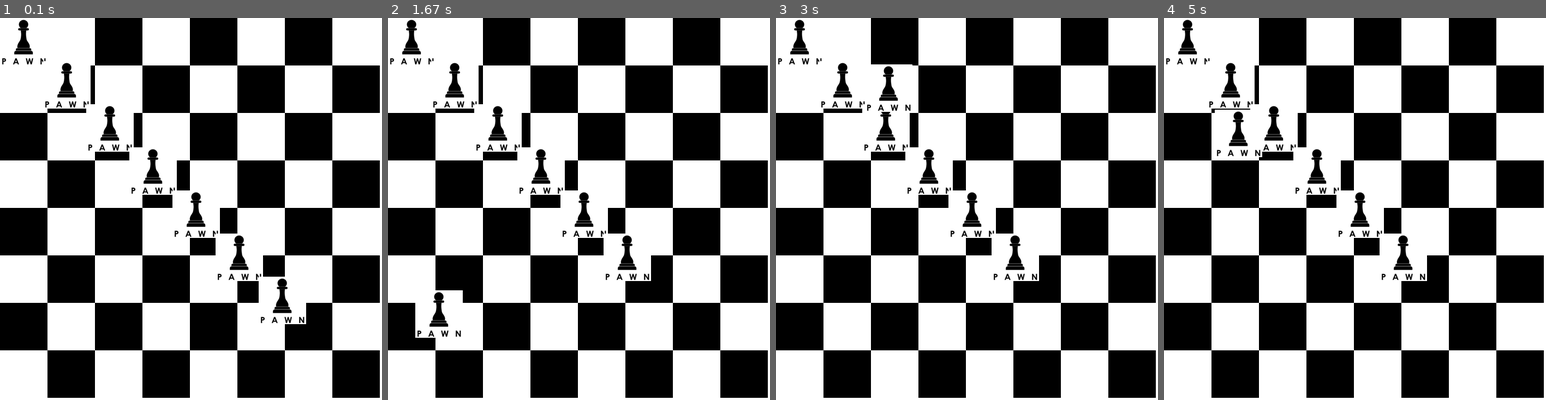
Above: before the commit, frames 1-4 (left to right).
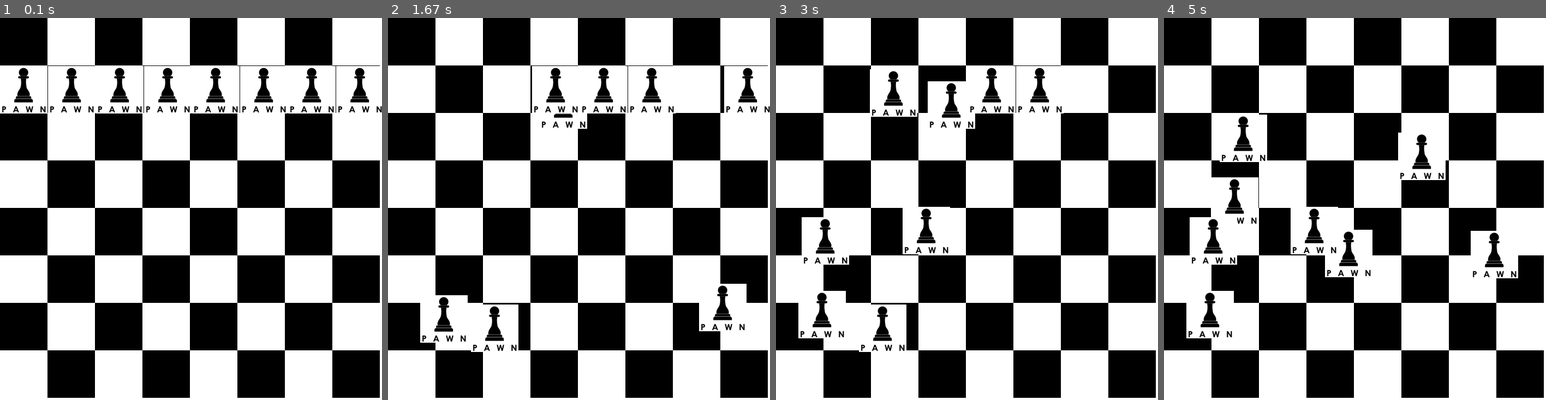
Above: after the commit, the same moments.

Repository: Magulak/Chess---AI
Game: pygame game, started from ChessGui Pygame.py
The game is run twice, just before and just after one commit, with the same random seed, the same clock (stepped at 60 frames per second) and the same inputs.
Inputs (mouse positions are in pixels of both pictures, inside the frame that each line leads up to):
- Up to frame 1 (0.1 s): no input
- Up to frame 2 (1.67 s): press the mouse at (506, 90) at 0.37 s; move the mouse to (536, 98) at 0.47 s; release the mouse at (563, 105) at 0.6 s; press the mouse at (460, 90) at 0.7 s; move the mouse to (452, 205) at 0.8 s; release the mouse at (445, 319) at 0.93 s; press the mouse at (701, 90) at 1.03 s; move the mouse to (712, 197) at 1.13 s; release the mouse at (724, 308) at 1.27 s; press the mouse at (410, 90) at 1.37 s; move the mouse to (452, 209) at 1.47 s; release the mouse at (494, 327) at 1.6 s
- Up to frame 3 (3 s): press the mouse at (833, 319) at 1.7 s; move the mouse to (863, 205) at 1.8 s; release the mouse at (894, 94) at 1.93 s; press the mouse at (1112, 308) at 2.03 s; move the mouse to (967, 312) at 2.13 s; release the mouse at (821, 315) at 2.27 s; press the mouse at (1135, 90) at 2.37 s; move the mouse to (978, 163) at 2.47 s; release the mouse at (825, 239) at 2.6 s; press the mouse at (951, 105) at 2.7 s; move the mouse to (944, 174) at 2.8 s; release the mouse at (932, 247) at 2.93 s
- Up to frame 4 (5 s): press the mouse at (1282, 94) at 3.03 s; move the mouse to (1251, 94) at 3.13 s; release the mouse at (1225, 94) at 3.27 s; press the mouse at (1339, 105) at 3.37 s; move the mouse to (1343, 178) at 3.47 s; release the mouse at (1347, 254) at 3.6 s; press the mouse at (1270, 327) at 3.7 s; move the mouse to (1381, 289) at 3.8 s; release the mouse at (1492, 254) at 3.93 s; press the mouse at (1377, 90) at 4.03 s; move the mouse to (1400, 121) at 4.13 s; release the mouse at (1419, 155) at 4.27 s; press the mouse at (1427, 90) at 4.37 s; move the mouse to (1332, 144) at 4.47 s; release the mouse at (1232, 201) at 4.6 s; press the mouse at (1225, 94) at 4.7 s; move the mouse to (1232, 117) at 4.8 s; release the mouse at (1244, 136) at 4.93 s

The runs differ from the first frame. In frame 1, 11% of the frame differs, in the area x 0-100%, y 0-81%; in frame 2, 13%, in the area x 0-100%, y 0-88%; in frame 3, 12%; in frame 4, 12%.

Commit message:
All works smoothly :)

Diff:
--- a/ChessGui Pygame.py
+++ b/ChessGui Pygame.py
@@ -25,15 +25,18 @@
 # Load resized image and create rect based on that image
 image = pygame.image.load('Piece1.png').convert()
 piece = image.get_rect()
+piece.x, piece.y = 0,88
 
 # list of pieces and their position
 collide_list = []
 
 piece_draging = False
 
-x = 0
-while x <= 7:
-    exec(f"piece{x} = piece.copy()\ncollide_list.append(piece{x})\npiece.x, piece.y = x*79,x*79")
+x = 1
+while x <= 8:
+    exec(f"piece{x} = piece.copy()\n"
+         f"collide_list.append(piece{x})\n"
+         f"piece.x, piece.y = x*88,88")
     x = x + 1
 
 # Define the colors & fps
@@ -59,6 +62,7 @@
                 for piece in collide_list:  # Multiple object collision
                     if piece.collidepoint(event.pos):
                         piece_draging = True
+                        draged_piece = piece
                         mouse_x, mouse_y = event.pos
                         offset_x = piece.x - mouse_x
                         offset_y = piece.y - mouse_y
@@ -66,16 +70,17 @@
         elif event.type == pygame.MOUSEBUTTONUP:
             if event.button == 1:
                 piece_draging = False
+                draged_piece = None
 
         elif event.type == pygame.MOUSEMOTION:
                 if piece_draging:
-                    mouse_x, mouse_y = event.pos
-                    piece.x = mouse_x + offset_x
-                    piece.y = mouse_y + offset_y
+                    for piece in collide_list:
+                        mouse_x, mouse_y = event.pos
+                        draged_piece.x = mouse_x + offset_x
+                        draged_piece.y = mouse_y + offset_y
 
     # Fill the screen with white
     screen.fill(white)
-    # pygame.draw.rect(screen, white, piece)
 
     # Draw the chess board
     draw_chessboard(back_buffer)
